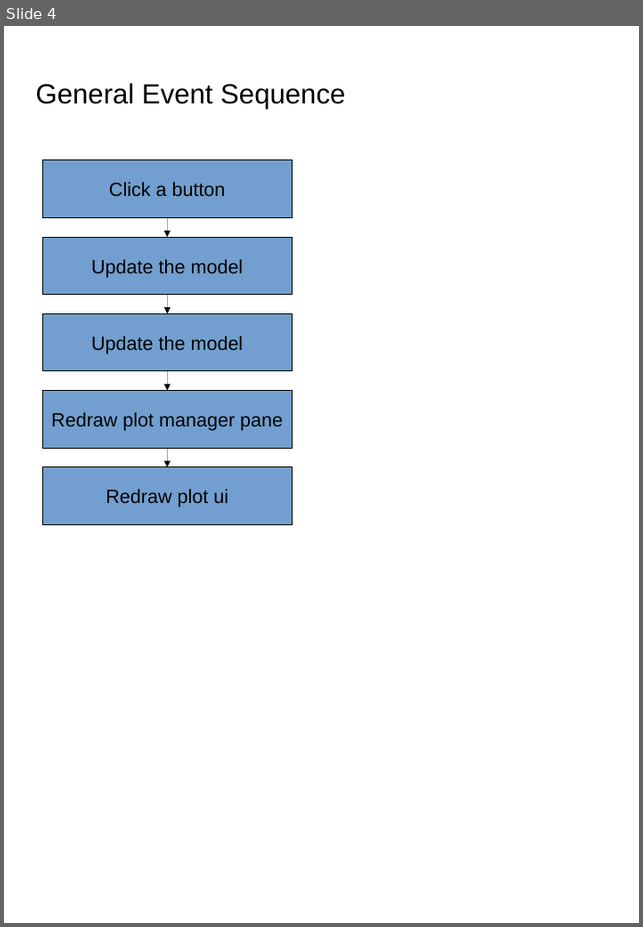
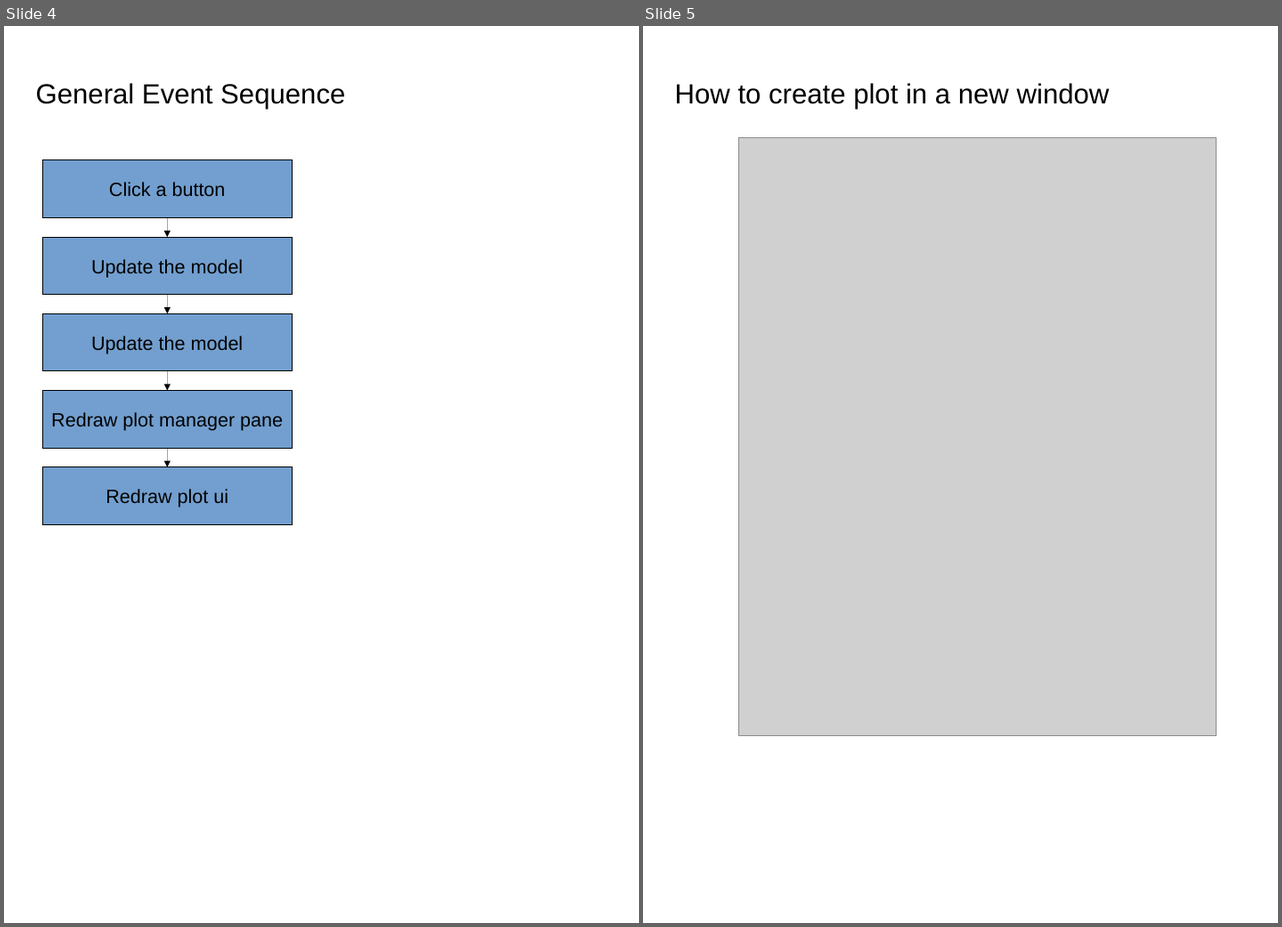
Before and after one commit to fzappate/MidnightScienceGUI, a slide deck: docs/GUI Guide.odp. Shown side by side, each under a label of ours: slide 4 before the commit, slides 4 and 5 after it. The pictures are 643x927 and 1282x927 pixels, drawn with LibreOffice and Linux fonts; fonts in the diff are those of the drawing; grey boxes stand for pictures. Boxes give left, top, right and bottom in pixels: in the first picture for what was removed or moved away, otherwise in the second. Text is boxed around its words. In the diff, an @@ line names an element or a change of style, - is before the commit and + after.

Commit message:
Added in docs ideas to create a separate plot window

```diff
--- a/docs/GUI Guide.odp
+++ b/docs/GUI Guide.odp
@@ slide 5 added at (643, 26, 1278, 923), background #FFFFFF @@
@@ title added at (675, 83, 1109, 110), 26 pt, text #000000 @@
+How to create plot in a new window
@@ picture added at (739, 138, 1215, 735) @@
```
